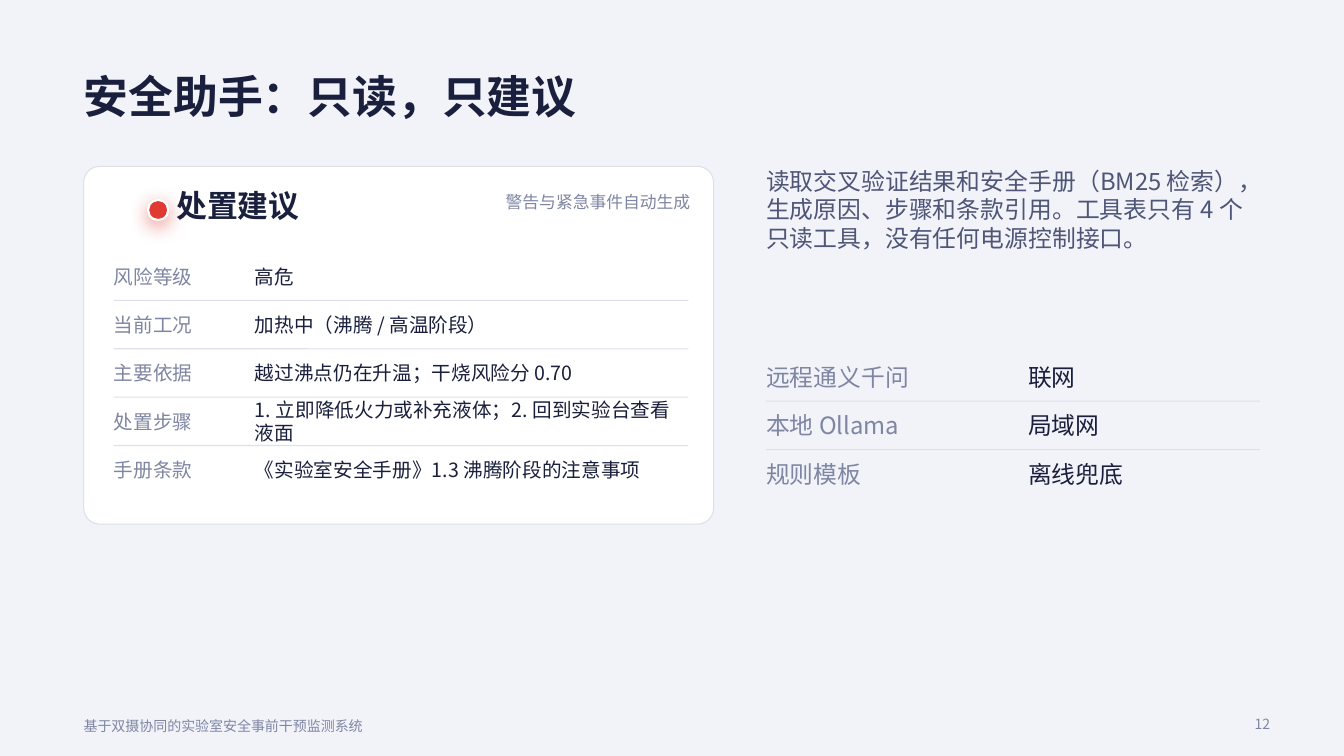
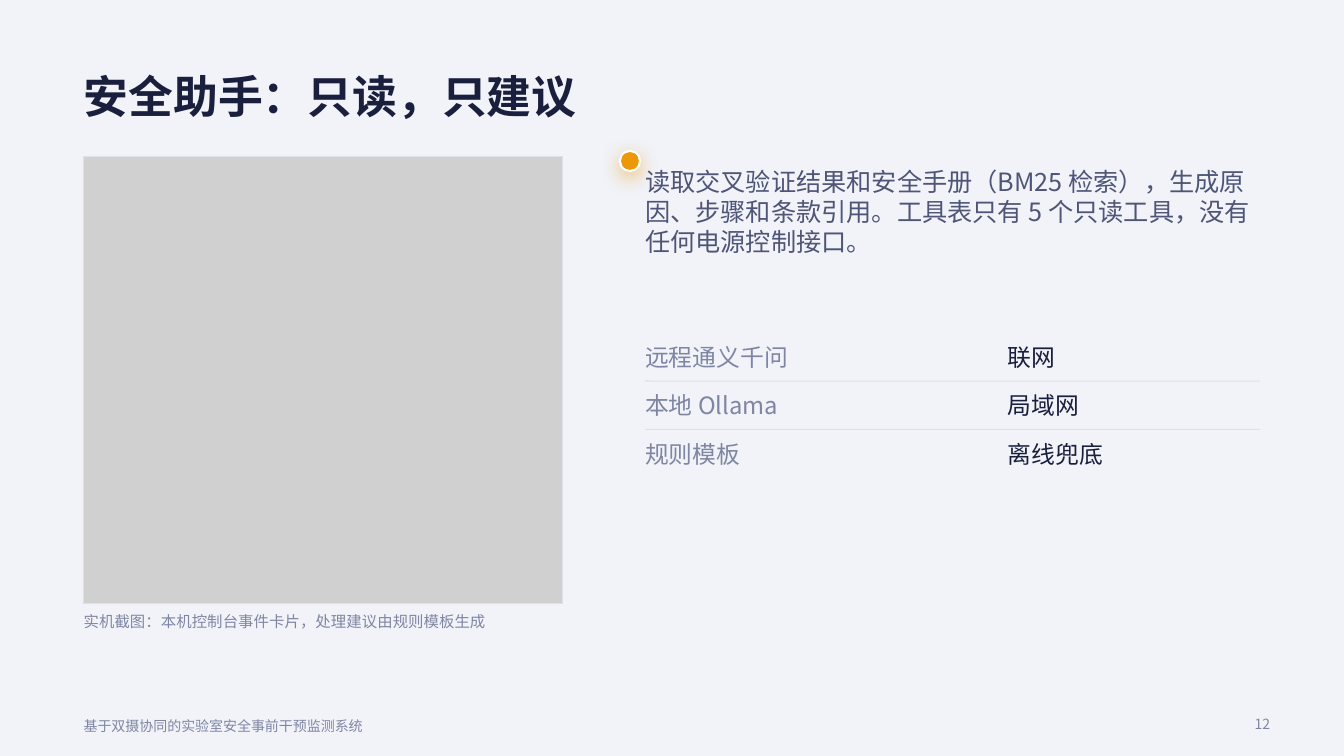
Before and after one commit to SSSSSmilewei/lab-safety-monitor, a slide deck: slide 12 of slides/实验室安全答辩.pptx. Drawn at 1344x756 pixels with LibreOffice and Linux fonts; fonts in the diff are those of the drawing; grey boxes stand for pictures. Boxes give left, top, right and bottom in pixels: in the first picture for what was removed or moved away, otherwise in the second. Text is boxed around its words. In the diff, an @@ line names an element or a change of style, - is before the commit and + after.

```diff
--- a/slides/实验室安全答辩.pptx
+++ b/slides/实验室安全答辩.pptx
@@ rounded rectangle removed at [84,166,714,524] @@
@@ picture added at [84,156,563,604] @@
@@ rectangle added at [84,156,563,604], outline #DDE0EA 0.75 pt @@
@@ ellipse: place and size @@
-ellipse at [148,200,168,220]
+ellipse at [620,151,640,171]
@@ ellipse at [620,151,640,171]: fill #E03A32 to #EC9808; shadow changed @@
@@ text at [645,169,1250,253]: text changed; size 17 to 18 pt @@
-读取交叉验证结果和安全手册（BM25 检索），生成原因、步骤和条款引用。工具表只有 4 个只读工具，没有任何电源控制接口。
+读取交叉验证结果和安全手册（BM25 检索），生成原因、步骤和条款引用。工具表只有 5 个只读工具，没有任何电源控制接口。
@@ text removed at [176,191,299,220] @@
-处置建议
@@ text removed at [114,267,192,286] @@
-风险等级
@@ text removed at [255,267,294,286] @@
-高危
@@ line removed from (114, 300) to (689, 300) @@
@@ text removed at [114,315,193,334] @@
-当前工况
@@ text removed at [255,315,487,334] @@
-加热中（沸腾 / 高温阶段）
@@ line removed from (114, 349) to (689, 349) @@
@@ text "远程通义千问": place and size @@
-text "远程通义千问" at [766,366,909,388]
+text "远程通义千问" at [645,346,788,368]
@@ text "联网": place and size @@
-text "联网" at [1028,366,1076,388]
+text "联网" at [1008,346,1056,368]
@@ text removed at [114,363,193,382] @@
-主要依据
@@ text removed at [255,363,573,383] @@
-越过沸点仍在升温；干烧风险分 0.70
@@ text "本地 Ollama": place and size @@
-text "本地 Ollama" at [766,414,899,436]
+text "本地 Ollama" at [645,394,778,416]
@@ line moved from (766, 401) - (1260, 401) to (645, 381) - (1260, 381) @@
@@ text "局域网": place and size @@
-text "局域网" at [1028,414,1100,436]
+text "局域网" at [1008,394,1079,416]
@@ line removed from (114, 397) to (689, 397) @@
@@ text removed at [114,412,193,431] @@
-处置步骤
@@ text removed at [255,400,669,442] @@
-1. 立即降低火力或补充液体；2. 回到实验台查看液面
@@ line removed from (114, 446) to (689, 446) @@
@@ text "规则模板": place and size @@
-text "规则模板" at [766,463,861,485]
+text "规则模板" at [645,443,740,465]
@@ line moved from (766, 450) - (1260, 450) to (645, 430) - (1260, 430) @@
@@ text "离线兜底": place and size @@
-text "离线兜底" at [1028,463,1123,485]
+text "离线兜底" at [1008,443,1103,465]
@@ text removed at [114,460,192,479] @@
-手册条款
@@ text removed at [255,460,641,479] @@
-《实验室安全手册》1.3 沸腾阶段的注意事项
@@ text at [84,614,486,629]: text changed; size 12 to 11 pt @@
-警告与紧急事件自动生成
+实机截图：本机控制台事件卡片，处理建议由规则模板生成
```
Also in this commit, not shown: 8 other slides changed, 13 other files.
